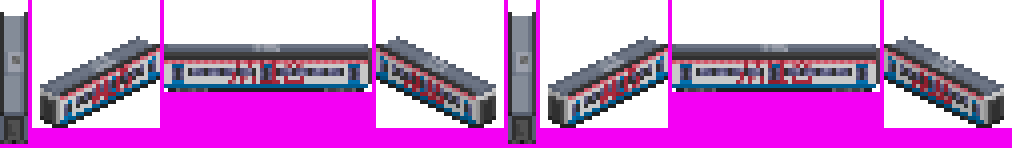
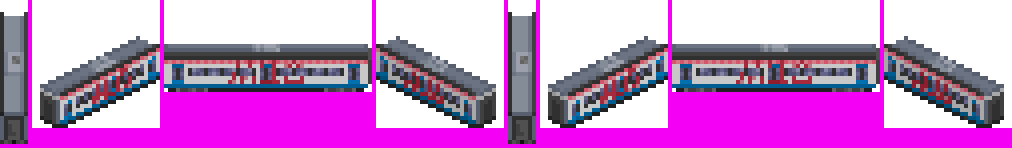
Revision of a layered w=1012, h=148 image; what changed, layer by layer:
painted on "mockup" over [40, 88, 1004, 124]
